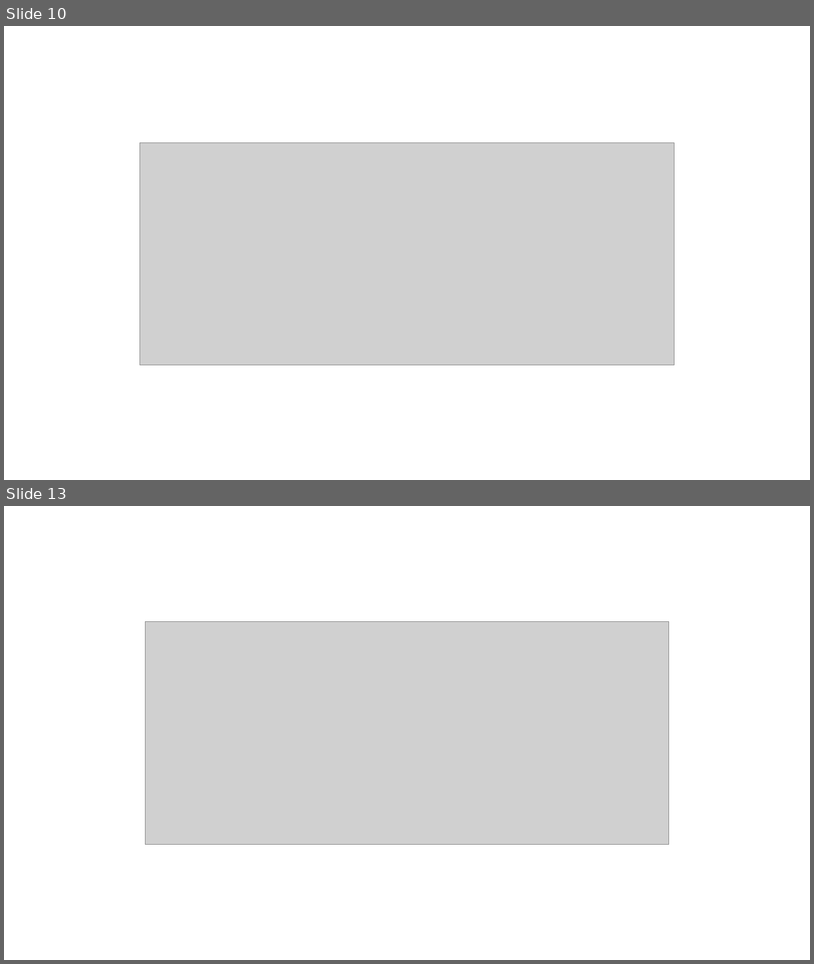
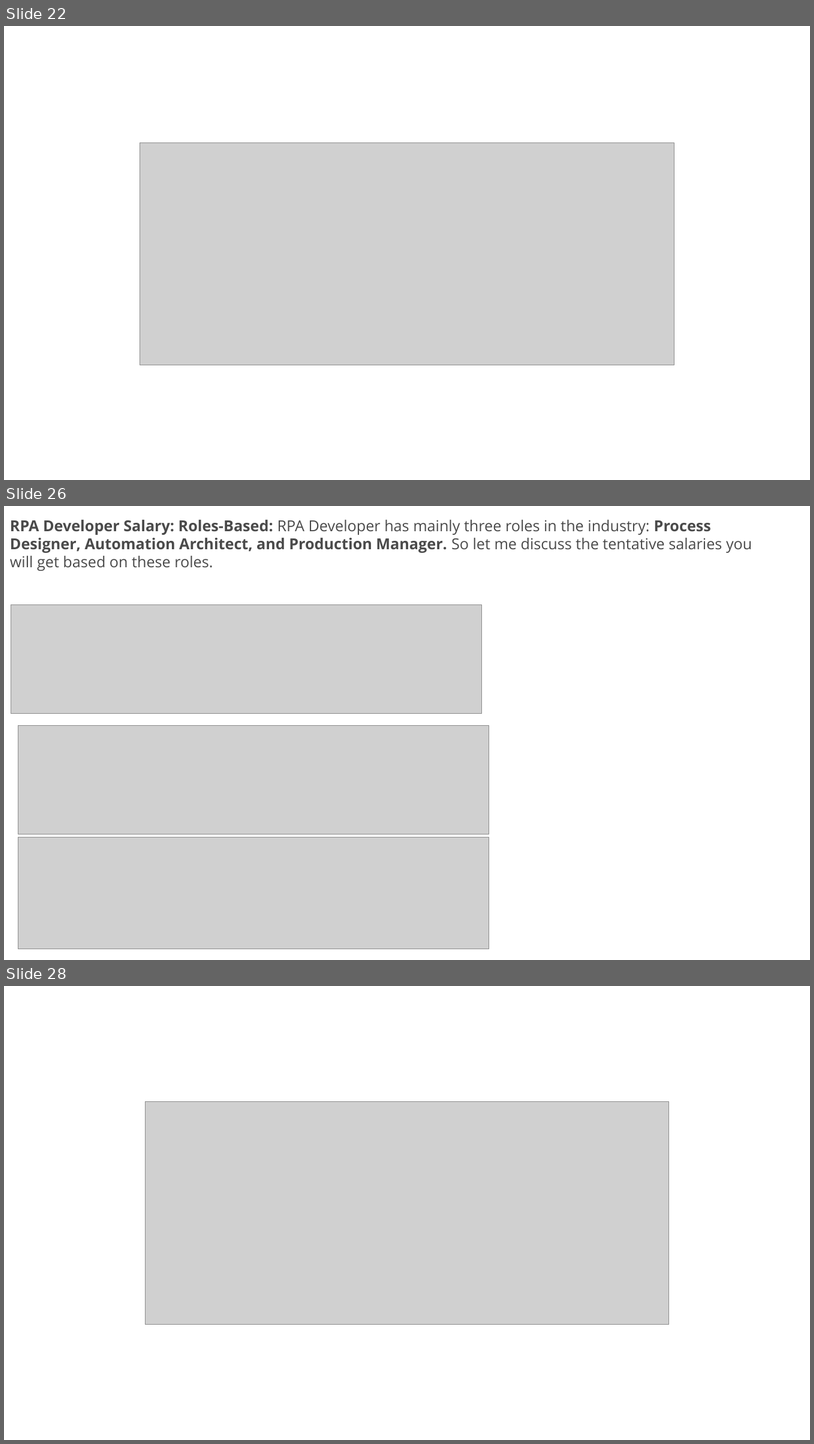
Before and after one commit to gdssclasses/gdss, a slide deck: RPA.pptx. Shown one above the other, each under a label of ours: slides 10 and 13 before the commit, slides 22, 26 and 28 after it; the slides between them are not shown. The pictures are 814x964 and 814x1444 pixels, drawn with LibreOffice and Linux fonts; fonts in the diff are those of the drawing; grey boxes stand for pictures. Boxes give left, top, right and bottom in pixels: in the first picture for what was removed or moved away, otherwise in the second. Text is boxed around its words. In the diff, an @@ line names an element or a change of style, - is before the commit and + after.

```diff
--- a/RPA.pptx
+++ b/RPA.pptx
@@ slide 26 added at (4, 506, 810, 960), background #FFFFFF @@
@@ text added at (10, 520, 752, 571), 18 pt, text #4A4A4A @@
+RPA Developer Salary: Roles-Based: RPA Developer has mainly three roles in the industry: Process Designer, Automation Architect, and Production Manager. So let me discuss the tentative salaries you will get based on these roles.
@@ picture added at (11, 604, 482, 713) @@
@@ picture added at (18, 726, 489, 834) @@
@@ picture added at (18, 837, 489, 948) @@
@@ what was slide 10 is now slide 22 @@
@@ what was slide 13 is now slide 28 @@
```
Also in this commit, not shown: 2 slides changed, 17 other slides added, 5 slides removed.
